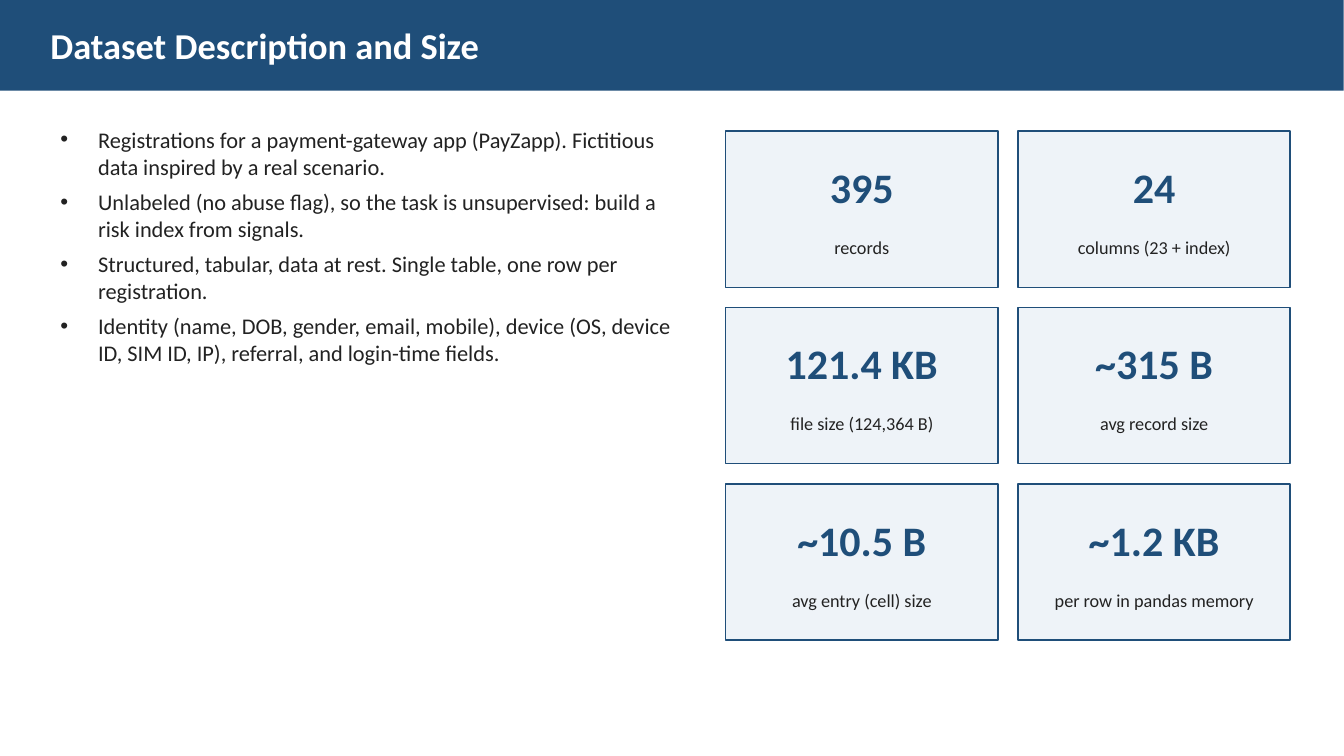
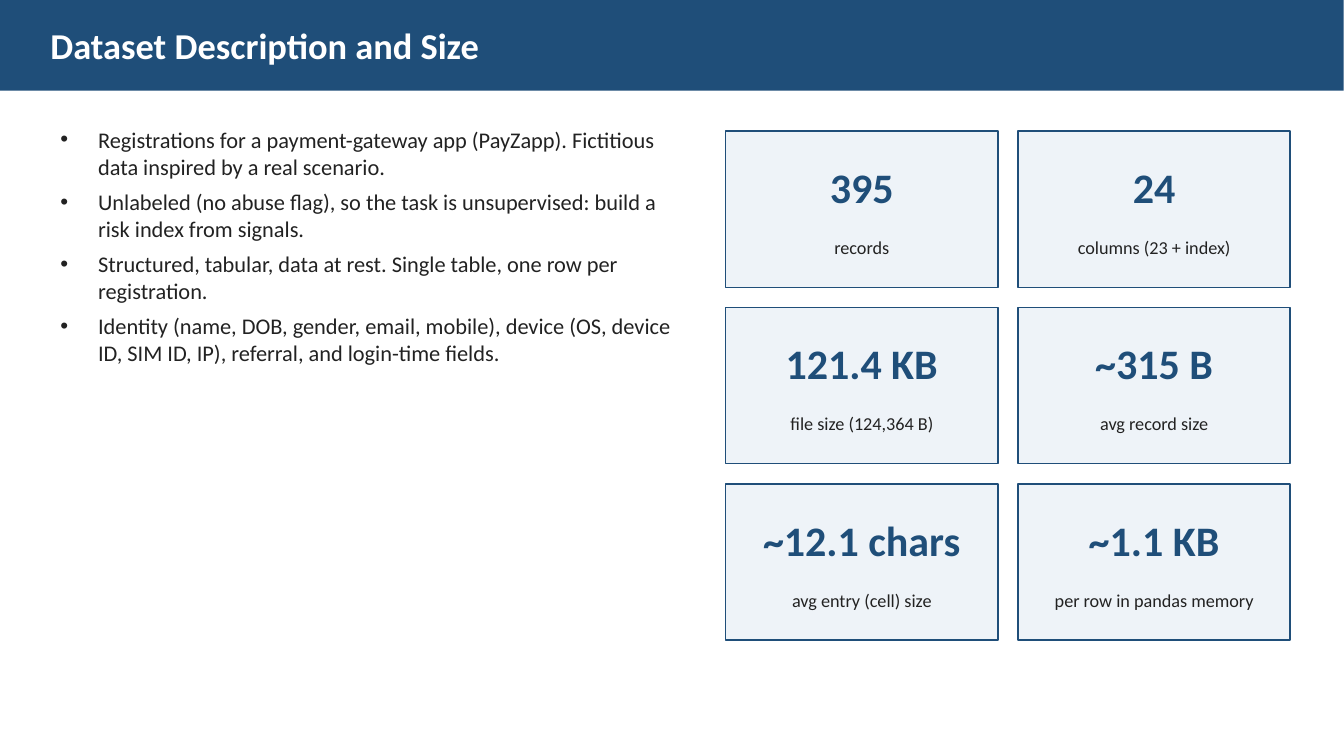
Before and after one commit to DLiu7/FraudGuard, a slide deck: slide 1 of PromoGuard_Stage1_Supplement.pptx. Drawn at 1344x756 pixels with LibreOffice and Linux fonts; fonts in the diff are those of the drawing. Boxes give left, top, right and bottom in pixels: in the first picture for what was removed or moved away, otherwise in the second. Text is boxed around its words. In the diff, an @@ line names an element or a change of style, - is before the commit and + after.

```diff
--- a/PromoGuard_Stage1_Supplement.pptx
+++ b/PromoGuard_Stage1_Supplement.pptx
@@ text at <box>763,526,960,557</box>: text changed @@
-~10.5 B
+~12.1 chars
@@ text at <box>1089,528,1219,557</box>: text changed @@
-~1.2 KB
+~1.1 KB
```
Also in this commit, not shown: 7 other slides changed, 1 slide added.
